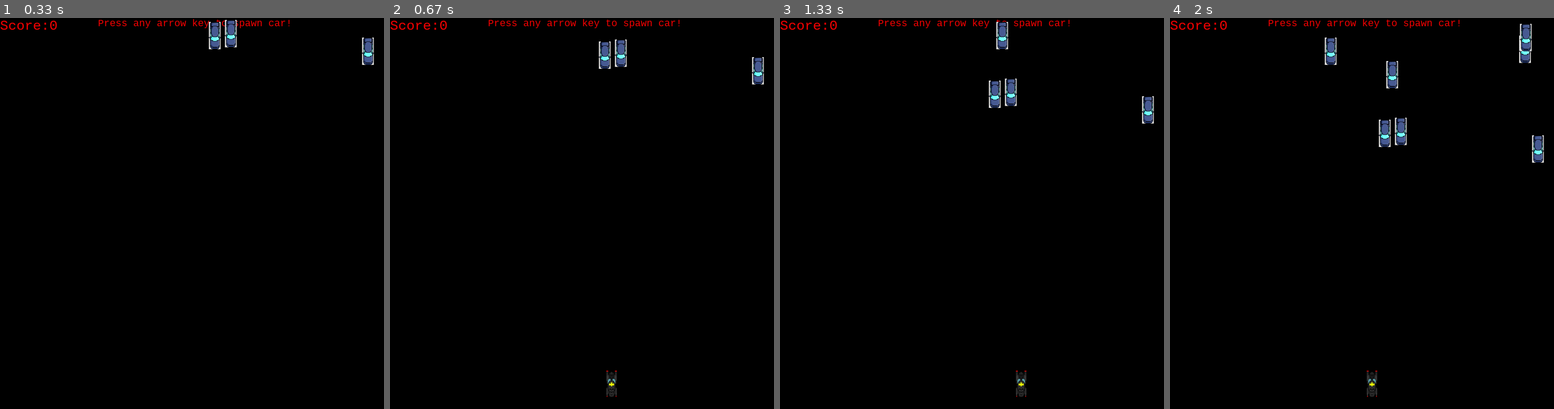
Above: before the commit, frames 1-4 (left to right).
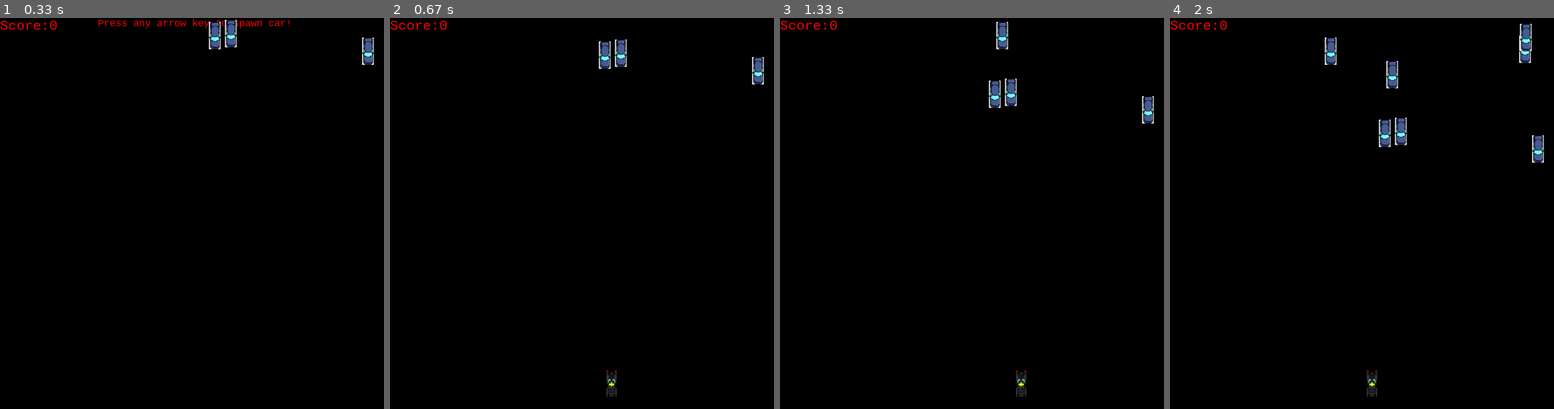
Above: after the commit, the same moments.

Repository: florescu-dorian/pygame-projects
Game: pygame game, started from Racer Game/RACER.py
Two runs of this game, one before a commit and one after it. Both use one fixed random seed, a clock stepped at 60 frames per second and the inputs below.
Inputs:
- Up to frame 1 (0.33 s): no input
- Up to frame 2 (0.67 s): hold Right from 0.33 s (still down)
- Up to frame 3 (1.33 s): release Right at 0.8 s; hold Right 0.83-1.3 s
- Up to frame 4 (2 s): hold Left 1.33-1.87 s; hold Left from 1.9 s (still down)

Frame 1 is identical in both runs. In frame 2, 0.3% of the frame differs, in the area x 25-76%, y 0-3%; in frame 3, 0.3%; in frame 4, 0.3%.

Commit message:
Update RACER.py

Diff:
--- a/Racer Game/RACER.py
+++ b/Racer Game/RACER.py
@@ -119,6 +119,7 @@
 y = HEIGHT
 x_change = 0
 car_speed = 0
+key_pressed = False
 
 while not game_over:
 
@@ -127,7 +128,7 @@
             sys.exit()
 
         if event.type == pygame.KEYDOWN:
-
+            key_pressed = True
             x = RACER_pos[0]
             y = RACER_pos[1]
 
@@ -148,6 +149,8 @@
     screen.blit(label, (WIDTH - 1000, HEIGHT - 1000))
 
     text2 = 'Press any arrow key to spawn car!'
+    if key_pressed:
+        text2 = ''
     label = myFont2.render(text2, -1, RED)
     screen.blit(label, (WIDTH - 750, HEIGHT - 1000))
 
